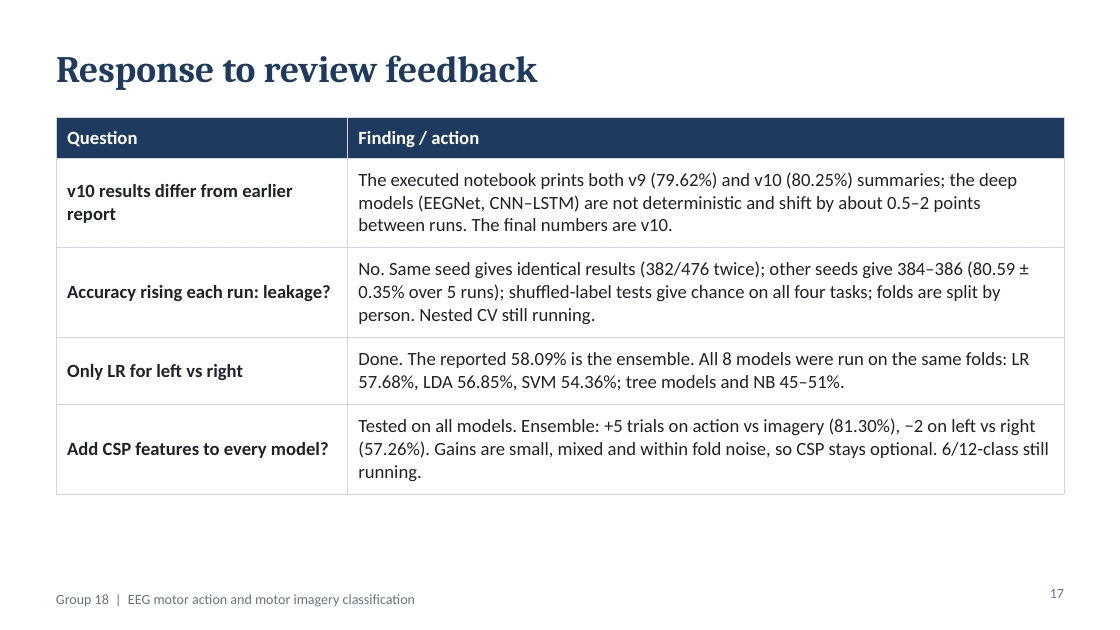
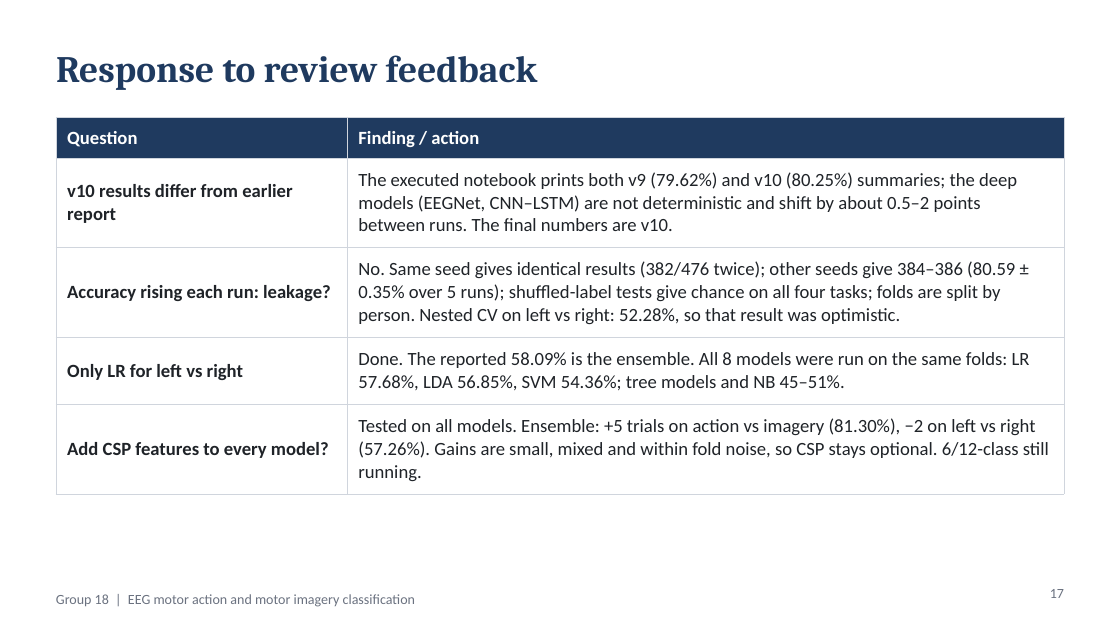
Before and after one commit to tanaydarshan/bci-motor-imagery-grp18, a slide deck: slide 17 of presentation/BCI_Group18_Review.pptx. Drawn at 1120x630 pixels with LibreOffice and Linux fonts; fonts in the diff are those of the drawing. Boxes give left, top, right and bottom in pixels: in the first picture for what was removed or moved away, otherwise in the second. Text is boxed around its words. In the diff, an @@ line names an element or a change of style, - is before the commit and + after.

```diff
--- a/presentation/BCI_Group18_Review.pptx
+++ b/presentation/BCI_Group18_Review.pptx
@@ table at [56, 118, 1064, 485] @@
-row 3, column 2: No. Same seed gives identical results (382/476 twice); other seeds give 384–386 (80.59 ± 0.35% over 5 runs); shuffled-label tests give chance on all four tasks; folds are split by person. Nested CV still running.
+row 3, column 2: No. Same seed gives identical results (382/476 twice); other seeds give 384–386 (80.59 ± 0.35% over 5 runs); shuffled-label tests give chance on all four tasks; folds are split by person. Nested CV on left vs right: 52.28%, so that result was optimistic.
```
Also in this commit, not shown: 4 other slides changed, 2 other files.
